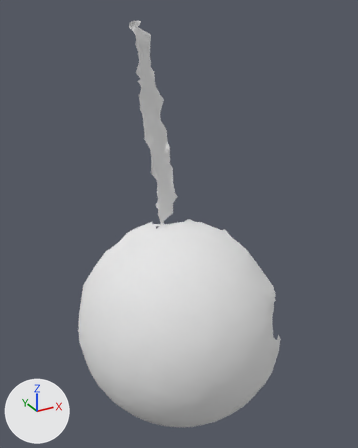
Before and after pictures for a commit that changed the OBJ model res/pendulum_horizontal/Pendulum_horizontal.000018.obj.
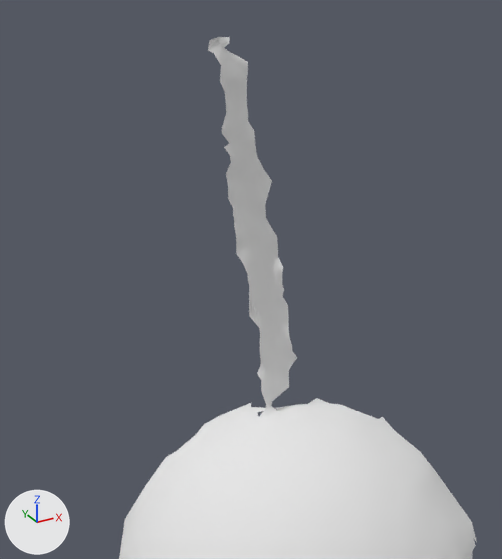
Each version is shown whole from a 50 mm lens placed at (42.0, -450.0, 392.0), pointed at (324.0, 63.0, 136.0), then close up on the part from 4% to 81% of the width and 0% to 69% of the height. Lighting does not change. The marker at lower left points along +X, +Y and +Z. Where no turn or scale is listed for an object, it has been applied to the vertices.

In view in the first close-up: 'Pendulum_horizontal.000018'.
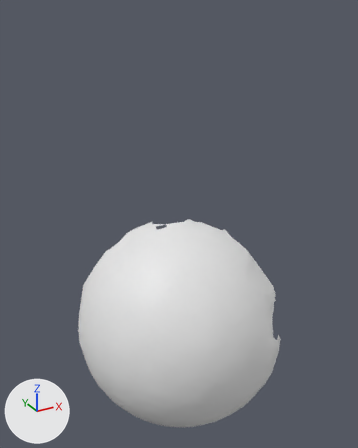
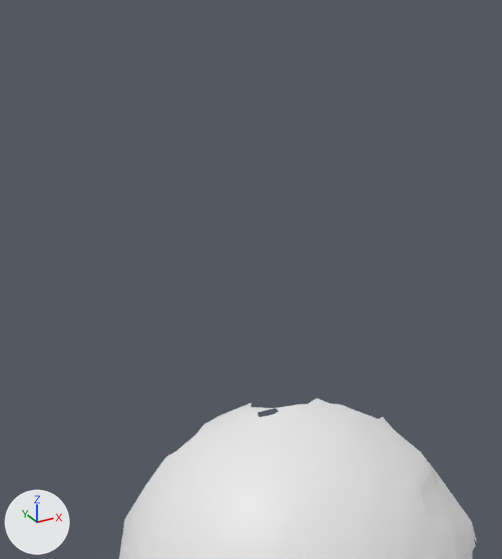
What differs and where, as boxes [x1, y1, x2, y2] in the close-ups (502 x 559 px):
'Pendulum_horizontal.000018', reshaped
    before: [119, 37, 477, 559]
    after: [119, 398, 477, 559]
part 1 of me_pendulum_horizontal_000018, deleted
    before: [208, 37, 297, 417]

The change, as a diff of the scene's bpy script:
```diff
--- a/res/pendulum_horizontal/Pendulum_horizontal.000018.obj.py
+++ b/res/pendulum_horizontal/Pendulum_horizontal.000018.obj.py
@@ me_pendulum_horizontal_000018 @@
 # used by ob_pendulum_horizontal_000018; location = (0.0, 0.0, 0.0)
-me_pendulum_horizontal_000018.from_pydata(...)  # 5258 vertices, 10341 faces; spans x 191.0..431.0, y -63.0..170.0, z -171.0..377.0
-me_pendulum_horizontal_000018.materials.append(mat_pendulum_horizontal_000018)  # white #e7e7e7
+me_pendulum_horizontal_000018.from_pydata(...)  # 4871 vertices, 9654 faces; spans x 191.0..431.0, y -63.0..170.0, z -171.0..124.0
+# me_pendulum_horizontal_000018 part 1: 387 vertices removed from x 287.0..341.0, y 93.0..115.0, z 124.0..377.0
```
